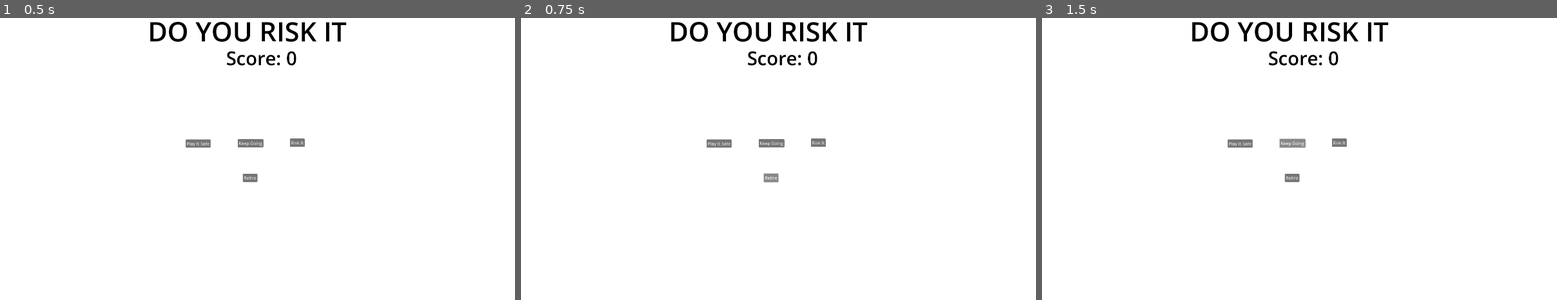
Above: before the commit, frames 1-3 (left to right).
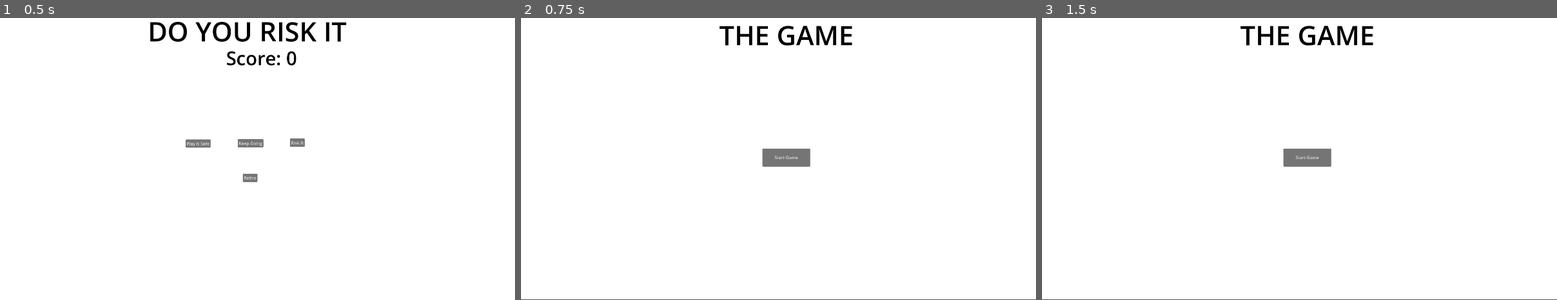
Above: after the commit, the same moments.

Repository: LaceSpades/Brackeys-2025.2
Game: Godot game, scene res://scenes/risk_it_menu.tscn
Same seed, same stepped clock (60 frames per second), same inputs: the game is played once before the commit and once after it. This scene is started directly instead of the project's main scene.
Inputs (mouse positions are in pixels of both pictures, inside the frame that each line leads up to):
- Up to frame 1 (0.5 s): no input
- Up to frame 2 (0.75 s): click "Retire" at 0.5 s
- Up to frame 3 (1.5 s): click (1294, 142) at 1.25 s, where only the run before the commit has a clickable "Keep Going"

Frame 1 is identical in both runs. In frame 2, 3.0% of the frame differs, in the area x 0-100%, y 1-100%; in frame 3, 3.0%.

Commit message:
Implement risk it template and repeatable runs

Diff:
--- a/scenes/risk_it_menu.tscn
+++ b/scenes/risk_it_menu.tscn
@@ -1,6 +1,7 @@
-[gd_scene load_steps=4 format=3 uid="uid://c207a2o1hfwdl"]
+[gd_scene load_steps=5 format=3 uid="uid://c207a2o1hfwdl"]
 
 [ext_resource type="AudioStream" uid="uid://bfrfhayyfg1rw" path="res://assets/music/menu.wav" id="1_42gfa"]
+[ext_resource type="Script" uid="uid://3jk03r0ykavj" path="res://scripts/risk_it_menu.gd" id="1_th3bf"]
 [ext_resource type="LabelSettings" uid="uid://base8q4ybr2yi" path="res://assets/fonts/new_label_settings.tres" id="2_73ms6"]
 [ext_resource type="PackedScene" uid="uid://dwmw14tfmcpe4" path="res://scenes/menu_score.tscn" id="3_5adcy"]
 
@@ -11,6 +12,7 @@
 anchor_bottom = 1.0
 grow_horizontal = 2
 grow_vertical = 2
+script = ExtResource("1_th3bf")
 
 [node name="ColorRect" type="ColorRect" parent="."]
 layout_mode = 0
@@ -69,3 +71,8 @@
 offset_top = 128.0
 offset_right = 1219.0
 offset_bottom = 224.0
+
+[connection signal="pressed" from="Retire" to="." method="_on_retire_pressed"]
+[connection signal="pressed" from="KeepGoing" to="." method="_on_keep_going_pressed"]
+[connection signal="pressed" from="RiskItButton" to="." method="_on_risk_it_button_pressed"]
+[connection signal="pressed" from="PlayItSafe" to="." method="_on_play_it_safe_pressed"]
--- a/scripts/game_manager.gd
+++ b/scripts/game_manager.gd
@@ -16,7 +16,6 @@
 var current_enemy: Enemy
 
 func _ready() -> void:
-	Globals.reset_player_lives()
 	Globals.score = 0
 	transition.self_modulate.a = 0
 	update_score()
@@ -98,7 +97,8 @@
 		current_enemy.queue_free()
 		start_encounter()
 	else:
-		get_tree().call_deferred("change_scene_to_file", "res://scenes/main_menu.tscn")
+		# Return to risk it menu
+		get_tree().call_deferred("change_scene_to_file", "res://scenes/risk_it_menu.tscn")
 
 func _on_round_timer_timeout() -> void:
 	transition.self_modulate.a = 0
--- a/scripts/globals.gd
+++ b/scripts/globals.gd
@@ -1,7 +1,17 @@
 extends Node
 
 var score = 0;
-var player_lives = 1;
+var player_lives = 5;
+var safe_modes = ["health_boost", "life_boost"]
+var risk_modes = ["enemy_health", "double_life_lost", "whos_who_enemy", "whos_who_player", \
+	"upside_down"]
+var rng = RandomNumberGenerator.new()
+var current_mode: String;
 
-func reset_player_lives() -> void:
-	player_lives = 2
+func risk_it(mode: int) -> void:
+	if mode == -1:
+		current_mode = safe_modes[rng.randi_range(0, safe_modes.size() - 1)]
+	elif mode == 0:
+		current_mode = ""
+	else:
+		current_mode = risk_modes[rng.randi_range(0, risk_modes.size() - 1)]
--- a/scripts/menu_score.gd
+++ b/scripts/menu_score.gd
@@ -1,5 +1,4 @@
 extends Label
-
 
 # Called when the node enters the scene tree for the first time.
 func _ready() -> void:
--- a/scripts/player.gd
+++ b/scripts/player.gd
@@ -41,6 +41,7 @@
 			game_manager.player_attacks()
 
 func die() -> void:
+	Globals.player_lives -= 1
 	sprite.self_modulate.a = 0
 	await get_tree().create_timer(0.2).timeout
 	sprite.self_modulate.a = 1
@@ -50,7 +51,6 @@
 	sprite.self_modulate.a = 1
 	await get_tree().create_timer(0.25).timeout
 	sprite.self_modulate.a = 0
-	Globals.player_lives -= 1
 
 func take_damage(amount: int) -> void:
 	health -= amount
--- /dev/null
+++ b/scripts/risk_it_menu.gd
@@ -0,0 +1,19 @@
+extends Control
+
+func _on_retire_pressed() -> void:
+	get_tree().change_scene_to_file("res://scenes/main_menu.tscn")
+
+func _on_play_it_safe_pressed() -> void:
+	Globals.risk_it(-1)
+	return_to_game()
+
+func _on_keep_going_pressed() -> void:
+	Globals.risk_it(0)
+	return_to_game()
+
+func _on_risk_it_button_pressed() -> void:
+	Globals.risk_it(1)
+	return_to_game()
+
+func return_to_game() -> void:
+	get_tree().change_scene_to_file("res://scenes/game.tscn")
Not shown, added: scripts/risk_it_menu.gd.uid
